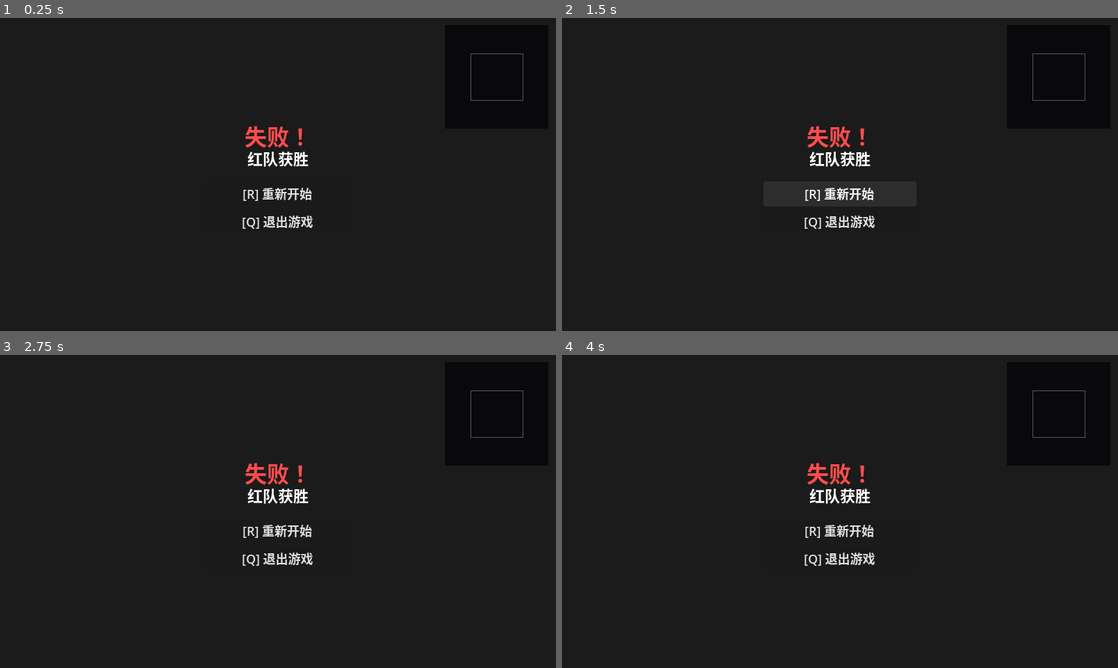
Above: before the commit, frames 1-4 (two rows, left to right).
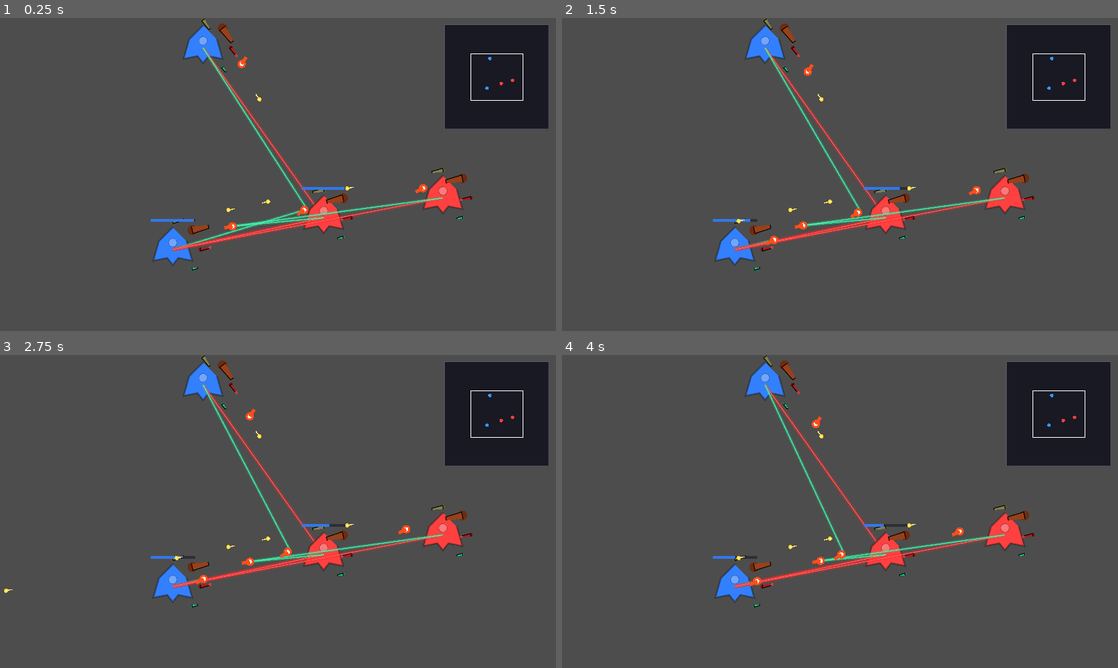
Above: after the commit, the same moments.

Repository: ZhanXuzhao/SpaceRTS
Game: Godot game, scene res://scenes/main.tscn
The game is run twice, just before and just after one commit, with the same random seed, the same clock (stepped at 60 frames per second) and the same inputs.
Inputs (mouse positions are in pixels of both pictures, inside the frame that each line leads up to):
- Up to frame 1 (0.25 s): no input
- Up to frame 2 (1.5 s): click (840, 193) at 0.5 s, where only the run before the commit has a clickable "[R] 重新开始"; click (840, 193) at 1.25 s, where only the run before the commit has a clickable "[R] 重新开始"
- Up to frame 3 (2.75 s): tap Enter at 2 s; move the mouse to (400, 495) at 2.02 s; tap R at 2.1 s; click (400, 495) at 2.17 s
- Up to frame 4 (4 s): drag from (728, 527) to (812, 574) at 2.77 s; move the mouse to (895, 442) at 3.52 s; hold Shift from 3.53 s (still down)

The runs differ from the first frame. In frame 1, 94% of the frame differs, in the area x 0-100%, y 0-100%; in frame 2, 94%; in frame 3, 94%; in frame 4, 94%.
Error before the commit: Parse Error: Function "_find_nearest_enemy_missile()" not found in base self. (res://scripts/unit.gd:178)

Commit message:
Fix: add missing _find_nearest_enemy_missile function

Diff:
--- a/scripts/unit.gd
+++ b/scripts/unit.gd
@@ -308,6 +308,23 @@
 	return nearest
 
 
+func _find_nearest_enemy_missile(search_range: float) -> Node:
+	var nearest: Node = null
+	var nearest_dist = search_range
+	for proj in get_tree().get_nodes_in_group("projectiles"):
+		if not is_instance_valid(proj):
+			continue
+		if proj.team == team:
+			continue
+		if not proj.is_homing:
+			continue
+		var dist = global_position.distance_to(proj.global_position)
+		if dist < nearest_dist:
+			nearest_dist = dist
+			nearest = proj
+	return nearest
+
+
 func _find_nearest_enemy_projectile(search_range: float) -> Node:
 	var nearest: Node = null
 	var nearest_dist = search_range
